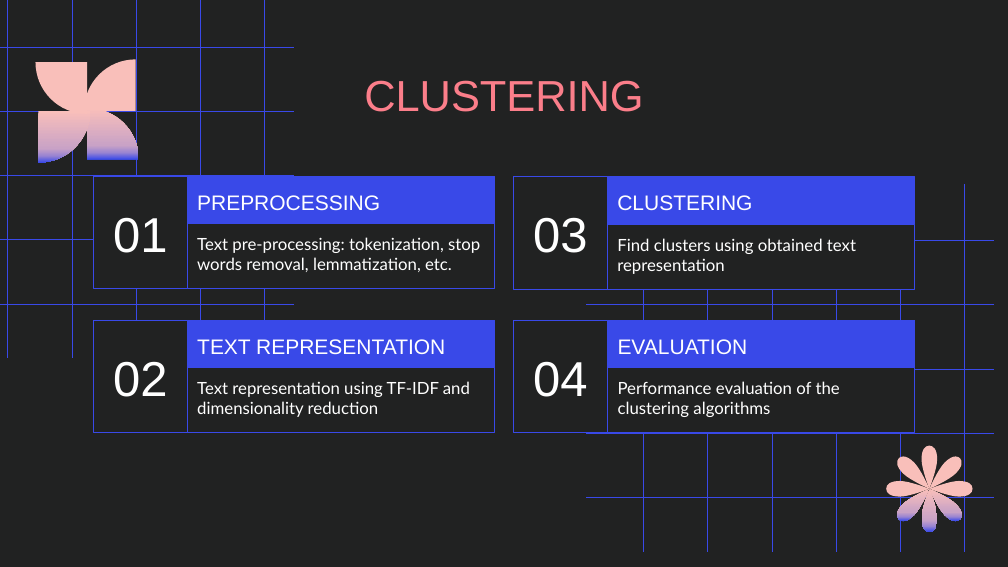
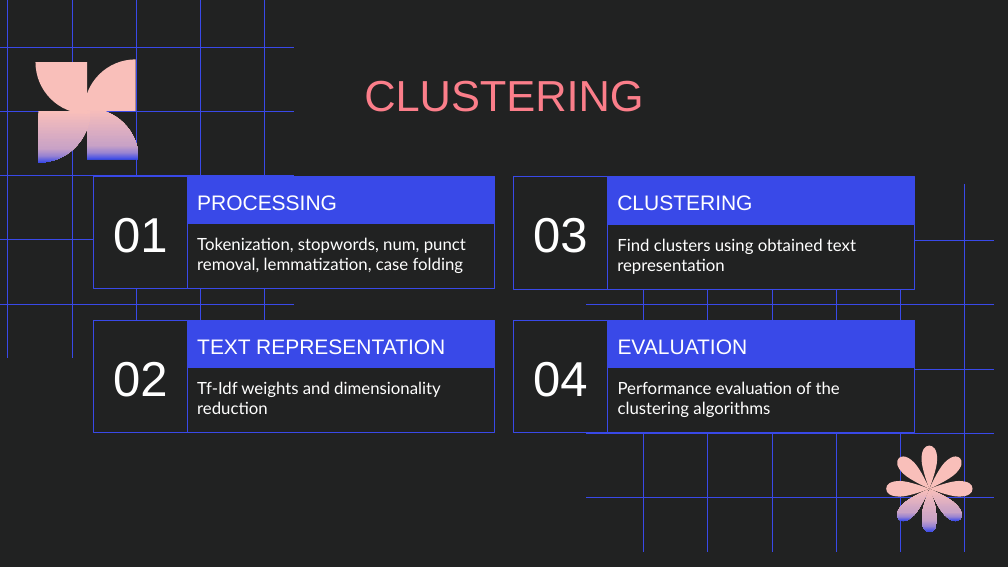
Before and after one commit to Blowdire/TextMiningProject, a slide deck: slide 17 of slideshow/TextMining-Slideshow.pptx (slide 19 before the commit). Drawn at 1008x567 pixels with LibreOffice and Linux fonts; fonts in the diff are those of the drawing. Boxes give left, top, right and bottom in pixels: in the first picture for what was removed or moved away, otherwise in the second. Text is boxed around its words. In the diff, an @@ line names an element or a change of style, - is before the commit and + after.

```diff
--- a/slideshow/TextMining-Slideshow.pptx
+++ b/slideshow/TextMining-Slideshow.pptx
@@ subtitle at [197,195,337,210]: text changed @@
-PREPROCESSING
+PROCESSING
@@ subtitle at [197,237,466,273]: text changed @@
-Text pre-processing: tokenization, stop words removal, lemmatization, etc.
+Tokenization, stopwords, num, punct removal, lemmatization, case folding
@@ subtitle at [197,381,441,414]: text changed @@
-Text representation using TF-IDF and dimensionality reduction
+Tf-Idf weights and dimensionality reduction
```
Also in this commit, not shown: 24 other slides changed, 5 slides removed, 8 other files.
